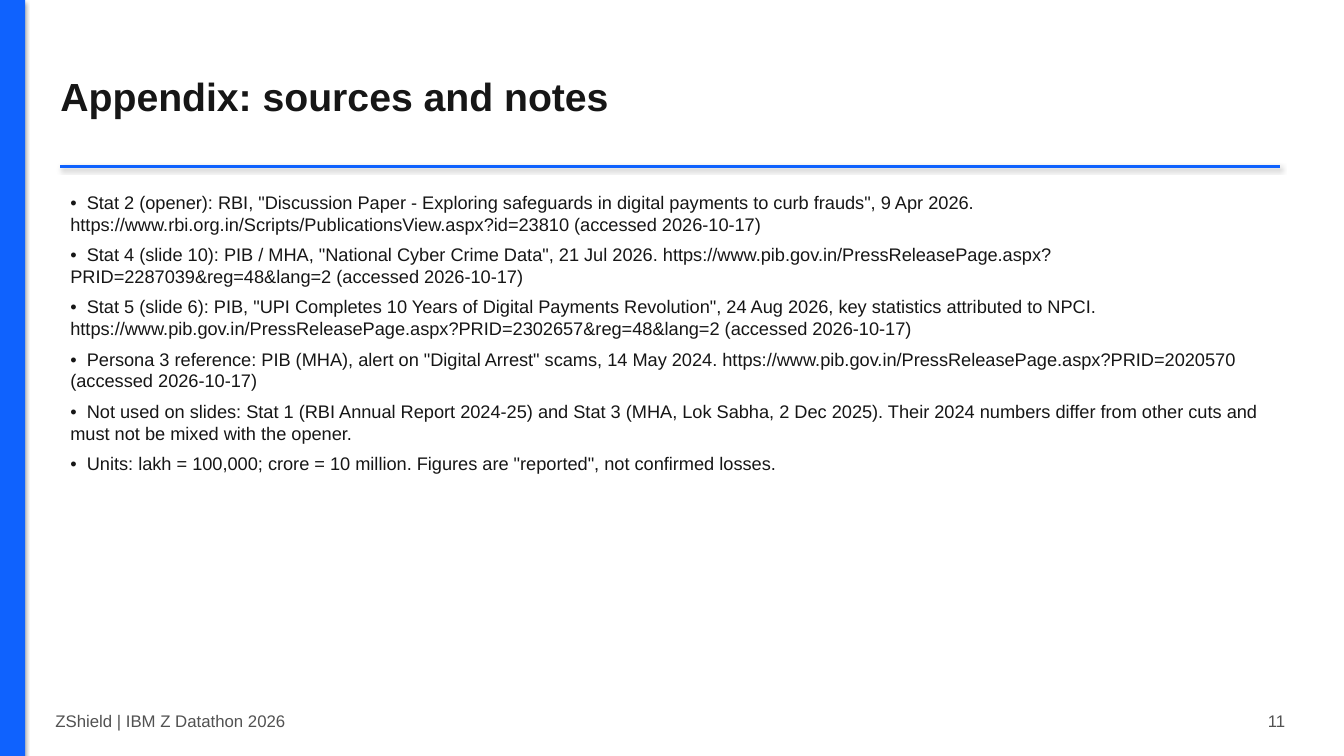
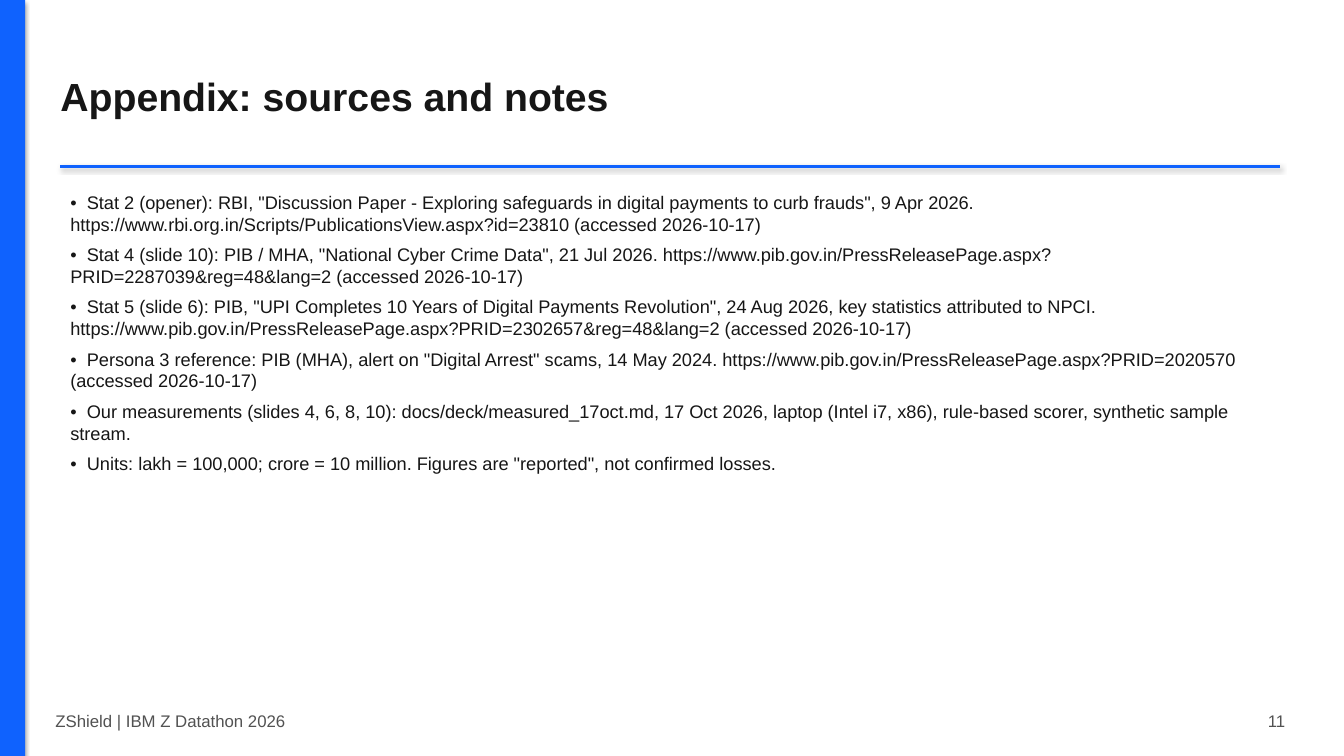
Before and after one commit to Vishaal1409/zshield, a slide deck: slide 11 of docs/deck/ZShield_deck_draft.pptx. Drawn at 1344x756 pixels with LibreOffice and Linux fonts; fonts in the diff are those of the drawing. Boxes give left, top, right and bottom in pixels: in the first picture for what was removed or moved away, otherwise in the second. Text is boxed around its words. In the diff, an @@ line names an element or a change of style, - is before the commit and + after.

```diff
--- a/docs/deck/ZShield_deck_draft.pptx
+++ b/docs/deck/ZShield_deck_draft.pptx
@@ text at <box>70,404,1229,440</box>: text changed @@
-• Not used on slides: Stat 1 (RBI Annual Report 2024-25) and Stat 3 (MHA, Lok Sabha, 2 Dec 2025). Their 2024 numbers differ from other cuts and must not be mixed with the opener.
+• Our measurements (slides 4, 6, 8, 10): docs/deck/measured_17oct.md, 17 Oct 2026, laptop (Intel i7, x86), rule-based scorer, synthetic sample stream.
```
Also in this commit, not shown: 10 other slides changed, 11 other files.
